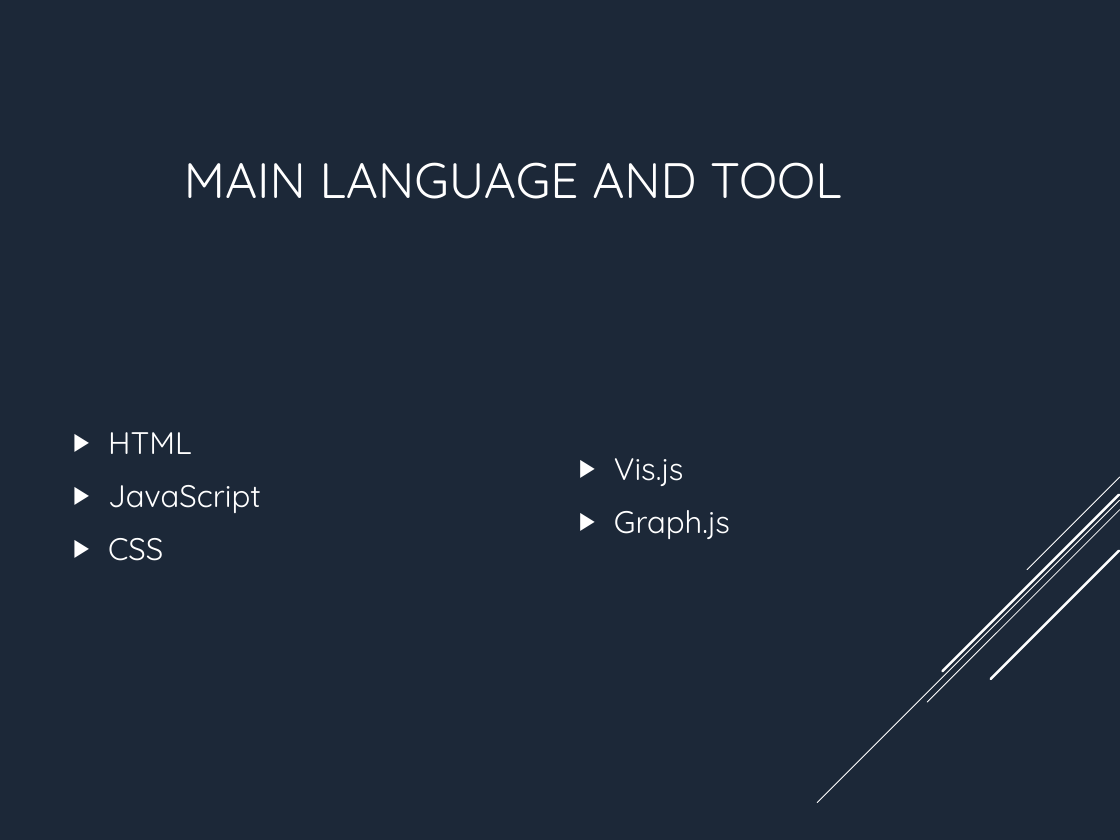
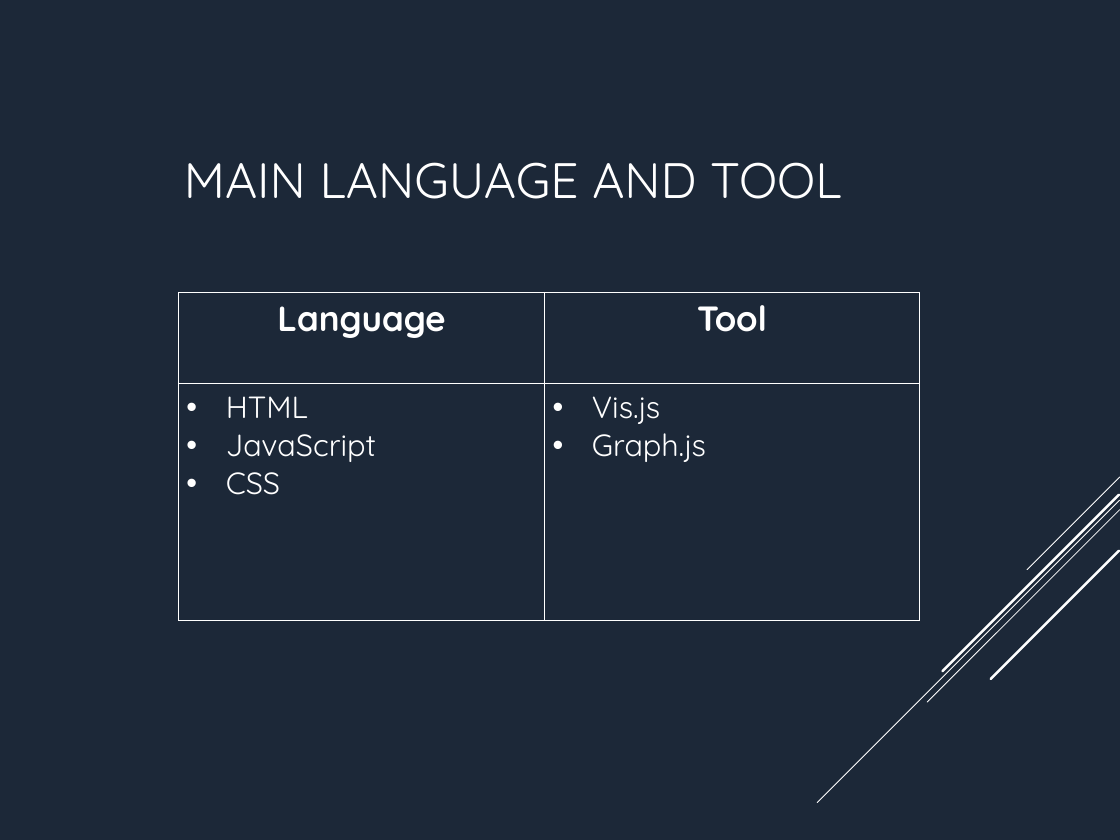
Before and after one commit to incfex/steamAnalyze, a slide deck: slide 4 of steamAnalyze.pptx. Drawn at 1120x840 pixels with LibreOffice and Linux fonts; fonts in the diff are those of the drawing. Boxes give left, top, right and bottom in pixels: in the first picture for what was removed or moved away, otherwise in the second. Text is boxed around its words. In the diff, an @@ line names an element or a change of style, - is before the commit and + after.

Commit message:
fixed presentation

```diff
--- a/steamAnalyze.pptx
+++ b/steamAnalyze.pptx
@@ table added at (x1=179, y1=292, x2=920, y2=620), 2 rows, 2 columns @@
+Language | Tool
+HTML / JavaScript / CSS | Vis.js / Graph.js
@@ text removed at (x1=108, y1=432, x2=261, y2=561) @@
-▶ HTML
-▶ JavaScript
-▶ CSS
@@ text removed at (x1=614, y1=458, x2=730, y2=539) @@
-▶ Vis.js
-▶ Graph.js
```
